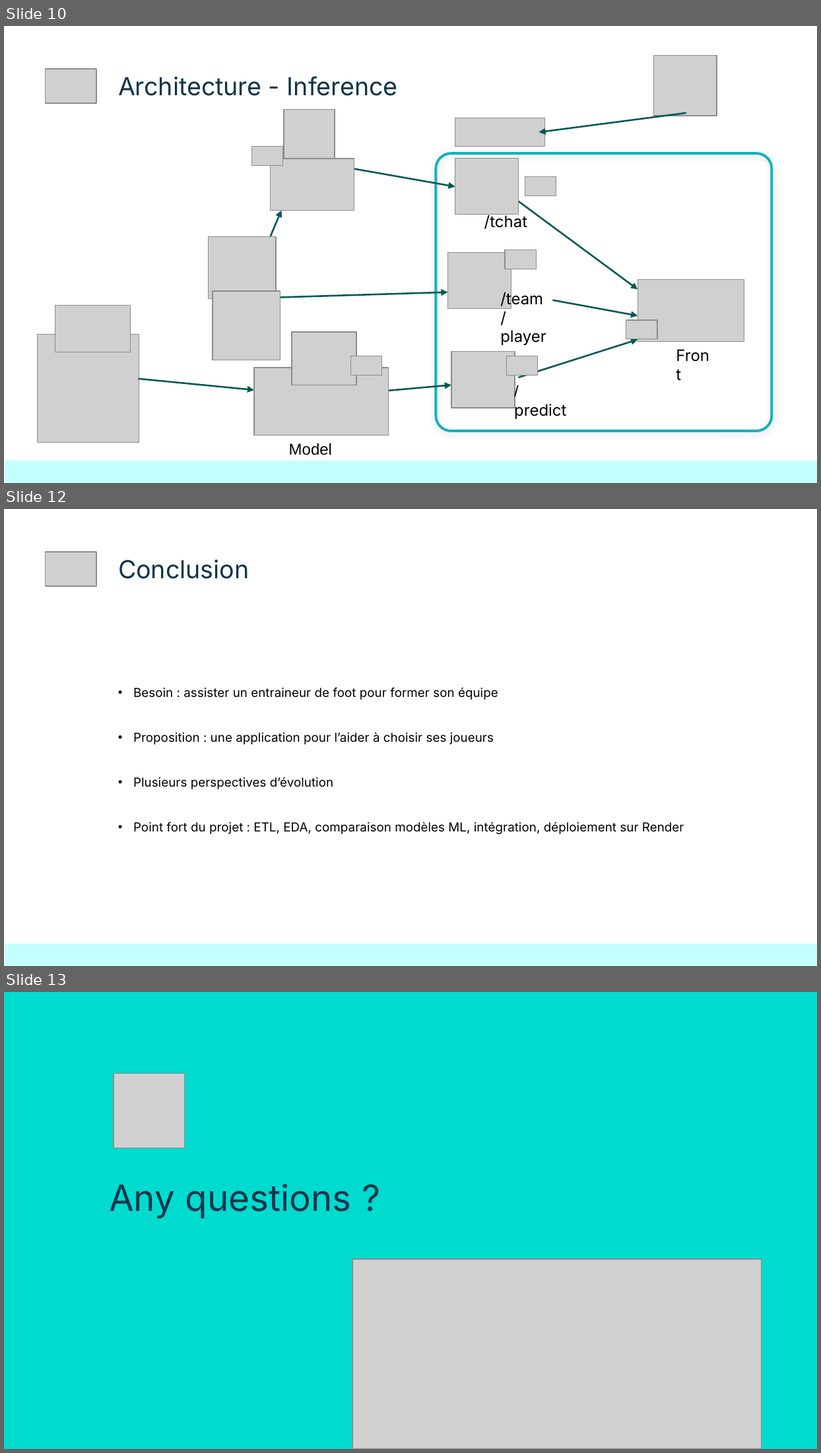
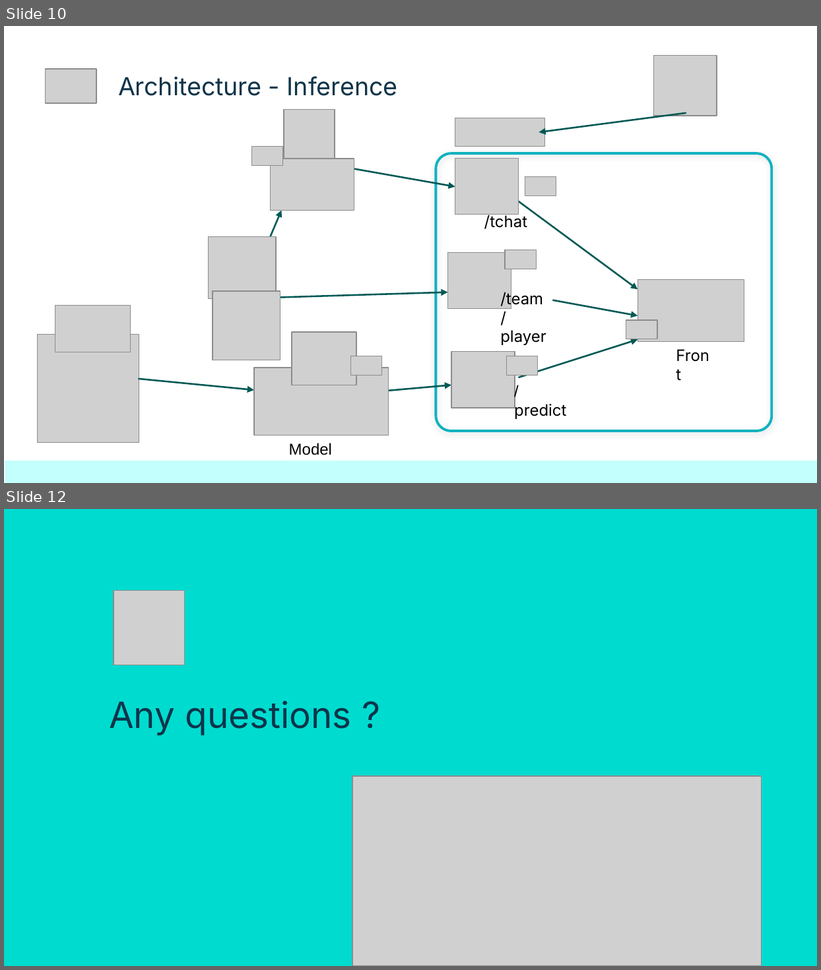
Before and after one commit to kinpintouche-star/football-predictor, a slide deck: docs/FootballPredictorDemoDay20260803.pptx. Shown one above the other, each under a label of ours: slides 10, 12 and 13 before the commit, slides 10 and 12 after it; the slides between them are not shown. The pictures are 821x1453 and 821x970 pixels, drawn with LibreOffice and Linux fonts; fonts in the diff are those of the drawing; grey boxes stand for pictures; background and template pictures are left out. Boxes give left, top, right and bottom in pixels: in the first picture for what was removed or moved away, otherwise in the second. Text is boxed around its words. In the diff, an @@ line names an element or a change of style, - is before the commit and + after.

```diff
--- a/docs/FootballPredictorDemoDay20260803.pptx
+++ b/docs/FootballPredictorDemoDay20260803.pptx
@@ slide 12 removed at box(4, 509, 817, 966), background picture (left out) @@
@@ picture removed at box(46, 552, 96, 586) @@
@@ title removed at box(118, 559, 250, 579) @@
-Conclusion
@@ text removed at box(133, 687, 684, 834) @@
-• Besoin : assister un entraineur de foot pour former son équipe
-• Proposition : une application pour l’aider à choisir ses joueurs
-• Plusieurs perspectives d’évolution
-• Point fort du projet : ETL, EDA, comparaison modèles ML, intégration, déploiement sur Render
@@ rectangle removed at box(5, 944, 817, 966) @@
@@ what was slide 13 is now slide 12 @@
```
Also in this commit, not shown: 1 slide changed, 1 other file.
